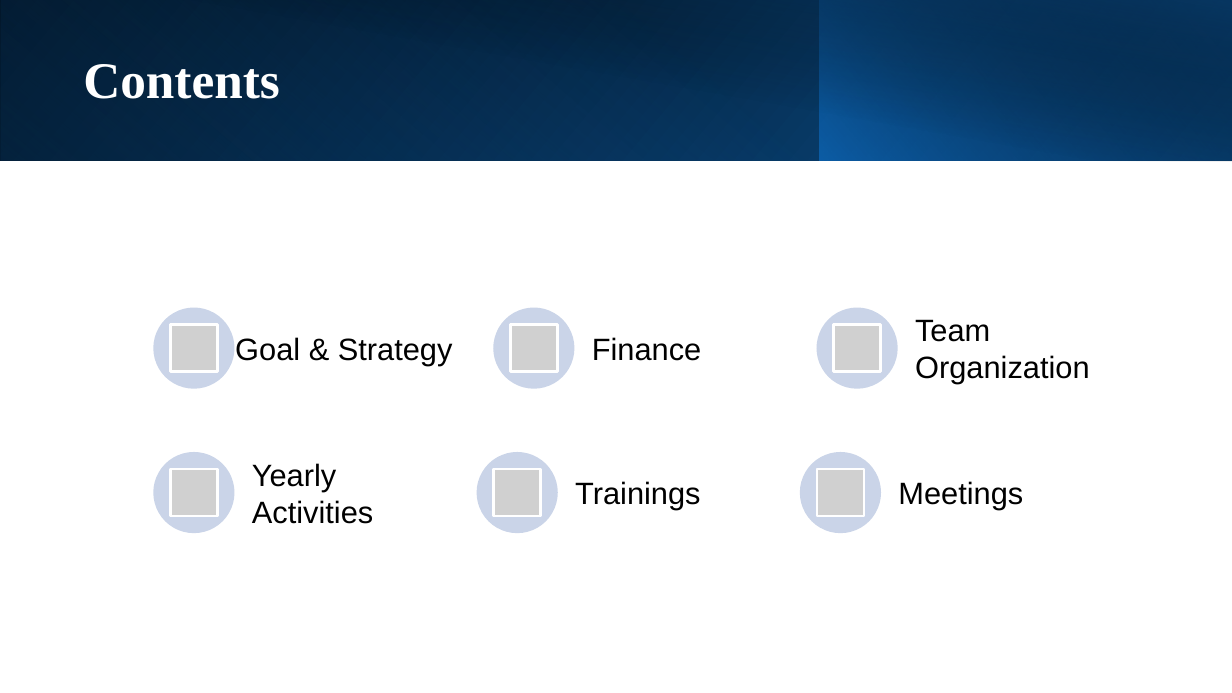
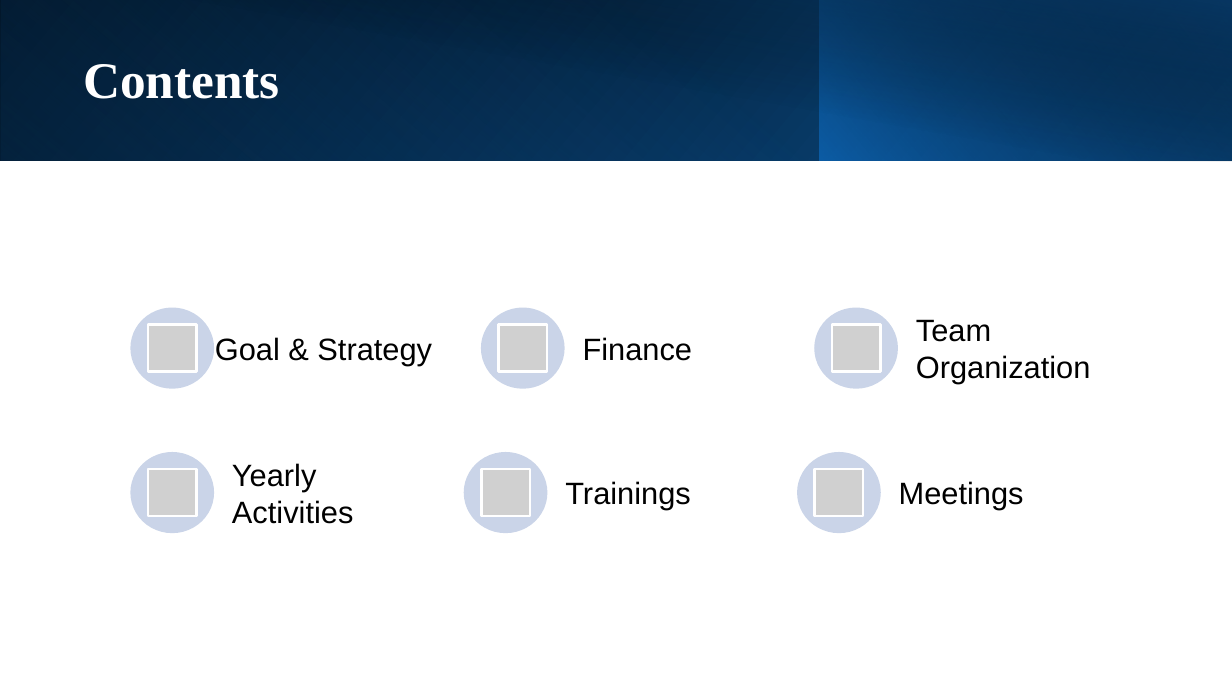
Before and after one commit to MorokotSakal/robotics-se, a slide deck: slide 2 of RoboticsTeam_SysEng_211227.pptx. Drawn at 1232x693 pixels with LibreOffice and Linux fonts; fonts in the diff are those of the drawing; grey boxes stand for pictures; background and template pictures are left out. Boxes give left, top, right and bottom in pixels: in the first picture for what was removed or moved away, otherwise in the second. Text is boxed around its words. In the diff, an @@ line names an element or a change of style, - is before the commit and + after.

Commit message:
revise the overall content, added design flow

```diff
--- a/RoboticsTeam_SysEng_211227.pptx
+++ b/RoboticsTeam_SysEng_211227.pptx
@@ ellipse: place and size @@
-ellipse at <box>153,308,235,389</box>
+ellipse at <box>130,308,214,389</box>
@@ picture: place and size @@
-picture at <box>170,324,217,372</box>
+picture at <box>148,324,197,372</box>
@@ text "Goal & Strategy": place and size @@
-text "Goal & Strategy" at <box>235,337,453,366</box>
+text "Goal & Strategy" at <box>215,337,432,366</box>
@@ ellipse: place and size @@
-ellipse at <box>494,308,575,389</box>
+ellipse at <box>481,308,565,389</box>
@@ picture: place and size @@
-picture at <box>510,324,557,372</box>
+picture at <box>498,324,547,372</box>
@@ text "Finance": place and size @@
-text "Finance" at <box>592,337,702,361</box>
+text "Finance" at <box>583,337,693,361</box>
@@ ellipse: place and size @@
-ellipse at <box>153,452,235,533</box>
+ellipse at <box>130,452,214,533</box>
@@ picture: place and size @@
-picture at <box>170,470,217,517</box>
+picture at <box>148,470,197,517</box>
@@ text "Yearly Activities": place and size @@
-text "Yearly Activities" at <box>252,463,373,524</box>
+text "Yearly Activities" at <box>232,463,353,524</box>
@@ ellipse: place and size @@
-ellipse at <box>477,452,558,533</box>
+ellipse at <box>464,452,548,533</box>
@@ picture: place and size @@
-picture at <box>494,470,541,517</box>
+picture at <box>482,470,531,517</box>
@@ text "Trainings": place and size @@
-text "Trainings" at <box>575,481,701,510</box>
+text "Trainings" at <box>565,481,691,510</box>
```
Also in this commit, not shown: 14 other slides changed, 2 slides added, 1 slide removed.
